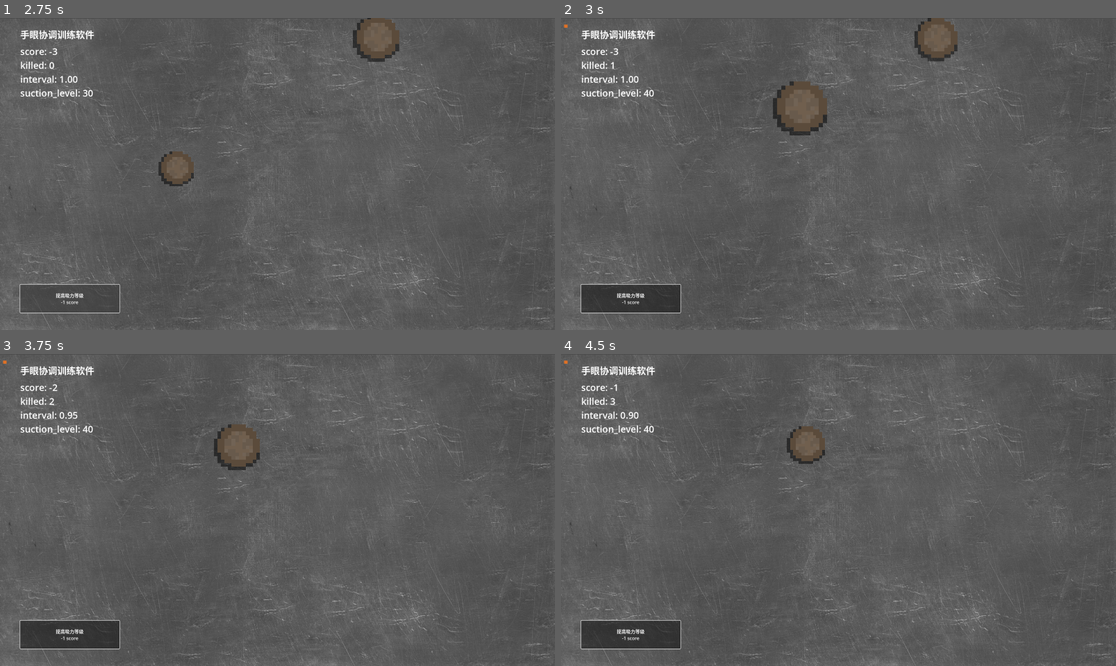
Above: before the commit, frames 1-4 (two rows, left to right).
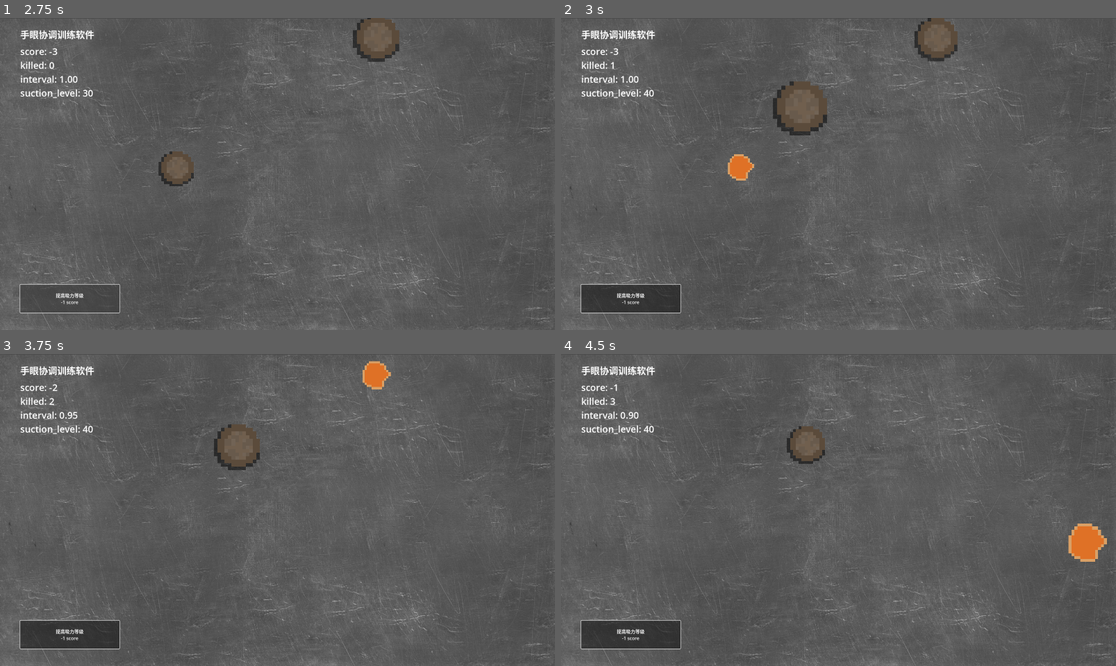
Above: after the commit, the same moments.

Repository: LiRenTech/agile-clicker
Game: Godot game, scene res://main.tscn
Two runs of this game, one before a commit and one after it. Both use one fixed random seed, a clock stepped at 60 frames per second and the inputs below.
Inputs (mouse positions are in pixels of both pictures, inside the frame that each line leads up to):
- Up to frame 1 (2.75 s): click "提高吸力等级 -1 score" at 0.5 s; click "提高吸力等级 -1 score" at 1.25 s; click "提高吸力等级 -1 score" at 2 s
- Up to frame 2 (3 s): tap Enter at 2.75 s; move the mouse to (738, 167) at 2.77 s; click (738, 167) at 2.92 s
- Up to frame 3 (3.75 s): move the mouse to (371, 375) at 3.52 s; click (371, 375) at 3.67 s
- Up to frame 4 (4.5 s): move the mouse to (1082, 544) at 4.27 s; click (1082, 544) at 4.42 s

Frame 1 is identical in both runs. In frame 2, 0.3% of the frame differs, in the area x 0-35%, y 2-53%; in frame 3, 0.4%; in frame 4, 0.7%, in the area x 0-99%, y 2-67%.

Commit message:
feat: 增加了点击爆炸视觉特效

Diff:
--- a/ball.gd
+++ b/ball.gd
@@ -30,7 +30,7 @@
 # 点击
 func _on_Area2D_input_event(_viewport, event, _shape_idx):
 	if event is InputEventMouseButton and event.pressed and event.button_index == MOUSE_BUTTON_LEFT:
-		emit_signal("ball_clicked")
+		emit_signal("ball_clicked", position, scale)
 		queue_free()
 
 
--- a/ball_explosion.tscn
+++ b/ball_explosion.tscn
@@ -1,54 +1,56 @@
-[gd_scene load_steps=9 format=3 uid="uid://cfhnxg4deer84"]
+[gd_scene load_steps=10 format=3 uid="uid://cfhnxg4deer84"]
 
-[ext_resource type="Texture2D" uid="uid://bgthx0c001b41" path="res://assets/ball_explosion.png" id="1_7pb6g"]
+[ext_resource type="Texture2D" uid="uid://cx2ggbdmli6yb" path="res://assets/explosion.png" id="1_nse4d"]
+[ext_resource type="Script" path="res://ball_explosion_animate.gd" id="2_27dbk"]
 
-[sub_resource type="AtlasTexture" id="AtlasTexture_3ti85"]
-atlas = ExtResource("1_7pb6g")
+[sub_resource type="AtlasTexture" id="AtlasTexture_t4wxn"]
+atlas = ExtResource("1_nse4d")
 region = Rect2(0, 0, 20, 20)
 
-[sub_resource type="AtlasTexture" id="AtlasTexture_ckv16"]
-atlas = ExtResource("1_7pb6g")
+[sub_resource type="AtlasTexture" id="AtlasTexture_e1ytu"]
+atlas = ExtResource("1_nse4d")
 region = Rect2(20, 0, 20, 20)
 
-[sub_resource type="AtlasTexture" id="AtlasTexture_j2q1p"]
-atlas = ExtResource("1_7pb6g")
+[sub_resource type="AtlasTexture" id="AtlasTexture_b2pcb"]
+atlas = ExtResource("1_nse4d")
 region = Rect2(40, 0, 20, 20)
 
-[sub_resource type="AtlasTexture" id="AtlasTexture_5tf34"]
-atlas = ExtResource("1_7pb6g")
+[sub_resource type="AtlasTexture" id="AtlasTexture_rn1yp"]
+atlas = ExtResource("1_nse4d")
 region = Rect2(60, 0, 20, 20)
 
-[sub_resource type="AtlasTexture" id="AtlasTexture_37ewm"]
-atlas = ExtResource("1_7pb6g")
+[sub_resource type="AtlasTexture" id="AtlasTexture_8xjnp"]
+atlas = ExtResource("1_nse4d")
 region = Rect2(80, 0, 20, 20)
 
-[sub_resource type="AtlasTexture" id="AtlasTexture_uo3mc"]
-atlas = ExtResource("1_7pb6g")
+[sub_resource type="AtlasTexture" id="AtlasTexture_i5xxp"]
+atlas = ExtResource("1_nse4d")
 region = Rect2(100, 0, 20, 20)
 
 [sub_resource type="SpriteFrames" id="SpriteFrames_a1jpm"]
+resource_name = "explosion"
 animations = [{
 "frames": [{
 "duration": 1.0,
-"texture": SubResource("AtlasTexture_3ti85")
+"texture": SubResource("AtlasTexture_t4wxn")
 }, {
 "duration": 1.0,
-"texture": SubResource("AtlasTexture_ckv16")
+"texture": SubResource("AtlasTexture_e1ytu")
 }, {
 "duration": 1.0,
-"texture": SubResource("AtlasTexture_j2q1p")
+"texture": SubResource("AtlasTexture_b2pcb")
 }, {
 "duration": 1.0,
-"texture": SubResource("AtlasTexture_5tf34")
+"texture": SubResource("AtlasTexture_rn1yp")
 }, {
 "duration": 1.0,
-"texture": SubResource("AtlasTexture_37ewm")
+"texture": SubResource("AtlasTexture_8xjnp")
 }, {
 "duration": 1.0,
-"texture": SubResource("AtlasTexture_uo3mc")
+"texture": SubResource("AtlasTexture_i5xxp")
 }],
-"loop": true,
-"name": &"default",
+"loop": false,
+"name": &"explode",
 "speed": 30.0
 }]
 
@@ -59,3 +61,5 @@
 texture_repeat = 1
 scale = Vector2(11.3, 11.3)
 sprite_frames = SubResource("SpriteFrames_a1jpm")
+animation = &"explode"
+script = ExtResource("2_27dbk")
--- /dev/null
+++ b/ball_explosion_animate.gd
@@ -0,0 +1,10 @@
+extends AnimatedSprite2D
+
+
+# Called when the node enters the scene tree for the first time.
+func _ready():
+	connect("animation_finished", _on_animation_finished)
+	play("explode", 1.0, false)  # 如果未启用 Autoplay 时使用
+
+func _on_animation_finished():
+	get_parent().queue_free()  # 动画完成后自动销毁父节点
--- a/main.gd
+++ b/main.gd
@@ -45,7 +45,7 @@
 
 
 # 点击击杀逻辑
-func _on_ball_clicked():
+func _on_ball_clicked(ball_dead_position, ball_dead_scale):
 	if !game_active:
 		return
 	score += 1
@@ -55,7 +55,10 @@
 	# 增加爆炸效果
 	var ball_explosion = ball_explosion_scene.instantiate()
 	add_child(ball_explosion)
-
+	ball_explosion.position = ball_dead_position
+	ball_explosion.scale = ball_dead_scale
+	# var animated_sprite = ball_explosion.get_node("AnimatedSprite2D")
+	# animated_sprite.play("explode")
 	# 产生新的碎片
 	#var split = split_scene.instantiate()
 	#add_child(split)
Binary file added: assets/explosion.png
Not shown, added: assets/explosion.png.import
